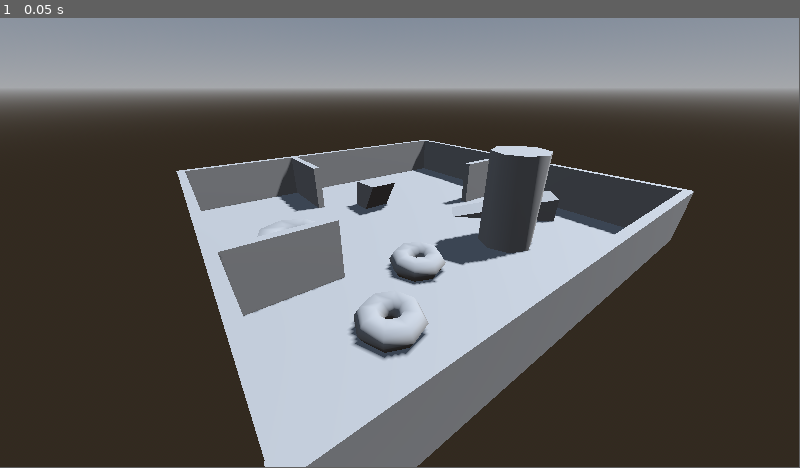
Above: before the commit, frame 1.
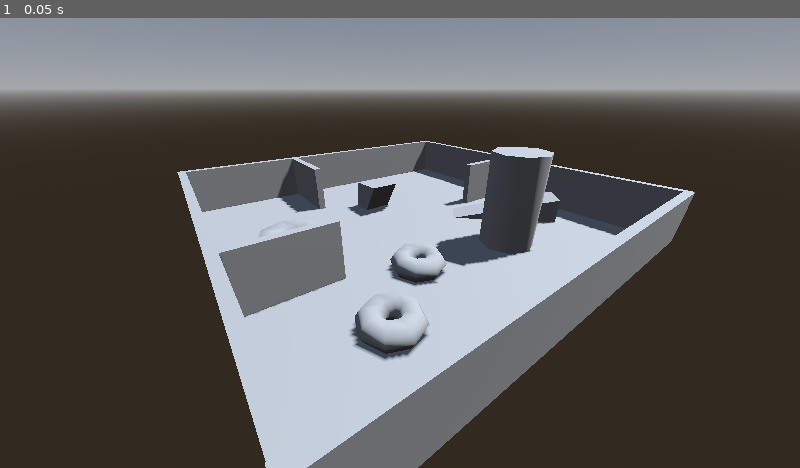
Above: after the commit, the same moment.

Repository: CodyI20/Agents-minigame-godot
Game: Godot game, scene res://Scenes/main_scene.tscn
Same seed, same stepped clock (60 frames per second), same inputs: the game is played once before the commit and once after it. Before the commit the project has no main scene; this scene is started directly in both runs.
Inputs:
- Up to frame 1 (0.05 s): no input
In our replay, the window is 799x449 before the commit and 800x450 after it. These sizes can differ from the game's own. Grey fills any space a smaller window leaves; there, only what the larger window draws over its background counts as a difference.

The runs differ from the first frame. In frame 1, 1.7% of the frame differs, in the area x 22-100%, y 0-100%.

Commit message:
Project & Export settings setup

Diff:
--- a/project.godot
+++ b/project.godot
@@ -11,8 +11,17 @@
 [application]
 
 config/name="NavMesh Minigame"
+run/main_scene="res://Scenes/main_scene.tscn"
 config/features=PackedStringArray("4.3", "Forward Plus")
 config/icon="res://Art/2D/icon.svg"
+
+[display]
+
+window/size/viewport_width=1920
+window/size/viewport_height=1080
+window/size/initial_position_type=3
+window/stretch/mode="viewport"
+window/vsync/vsync_mode=0
 
 [dotnet]
 
